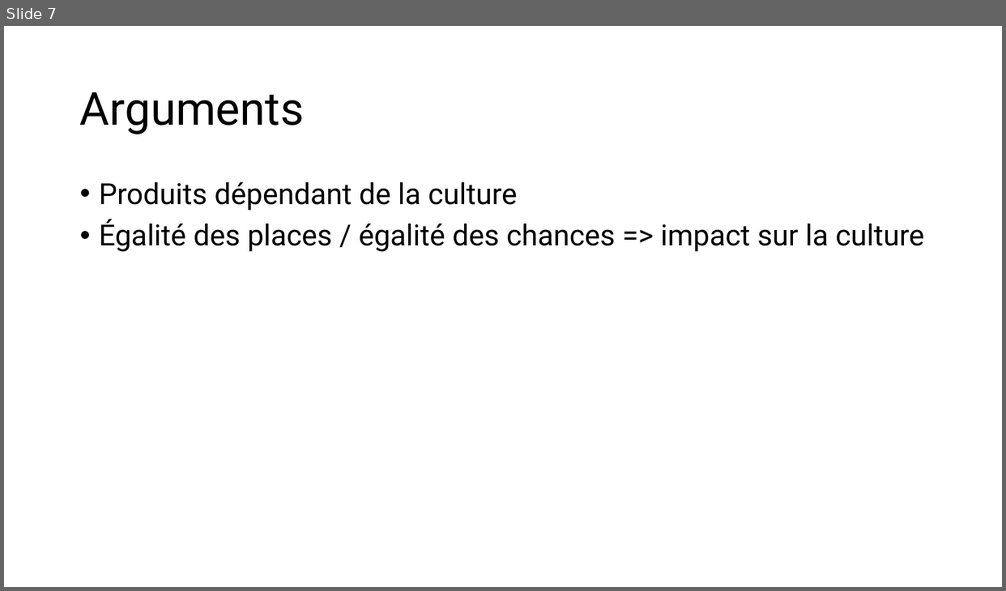
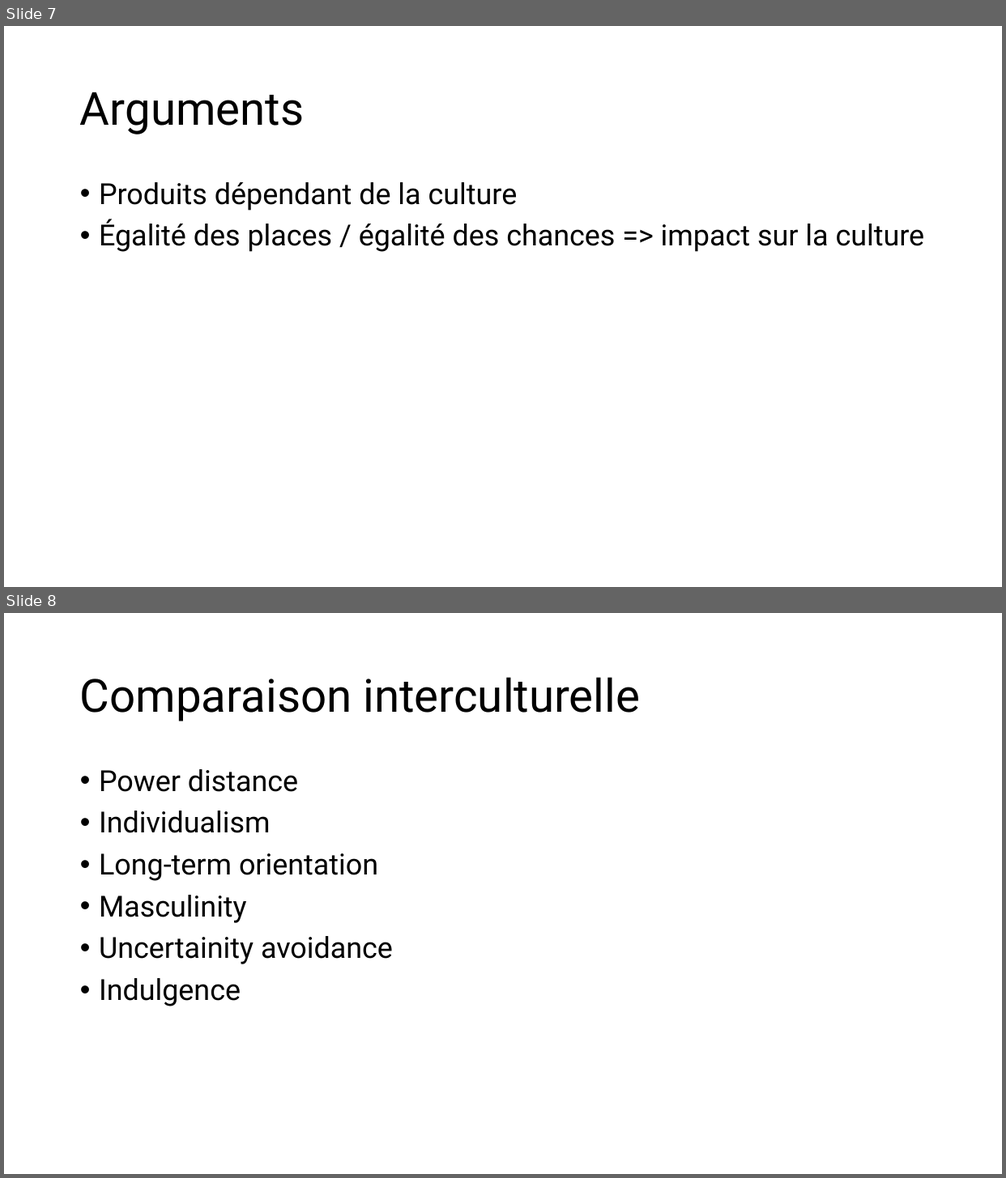
Before and after one commit to Scortail/AnglaisAd, a slide deck: slides.pptx. Shown one above the other, each under a label of ours: slide 7 before the commit, slides 7 and 8 after it. The pictures are 1006x591 and 1006x1178 pixels, drawn with LibreOffice and Linux fonts; fonts in the diff are those of the drawing. Boxes give left, top, right and bottom in pixels: in the first picture for what was removed or moved away, otherwise in the second. Text is boxed around its words. In the diff, an @@ line names an element or a change of style, - is before the commit and + after.

```diff
--- a/slides.pptx
+++ b/slides.pptx
@@ slide 8 added at <box>4,613,1002,1174</box>, background #FFFFFF @@
@@ title added at <box>80,677,641,722</box>, 44 pt, text #000000 @@
+Comparaison interculturelle
@@ text added at <box>99,769,393,1007</box>, 28 pt, text #000000 @@
+• Power distance
+• Individualism
+• Long-term orientation
+• Masculinity
+• Uncertainity avoidance
+• Indulgence
```
Also in this commit, not shown: 1 other file.
